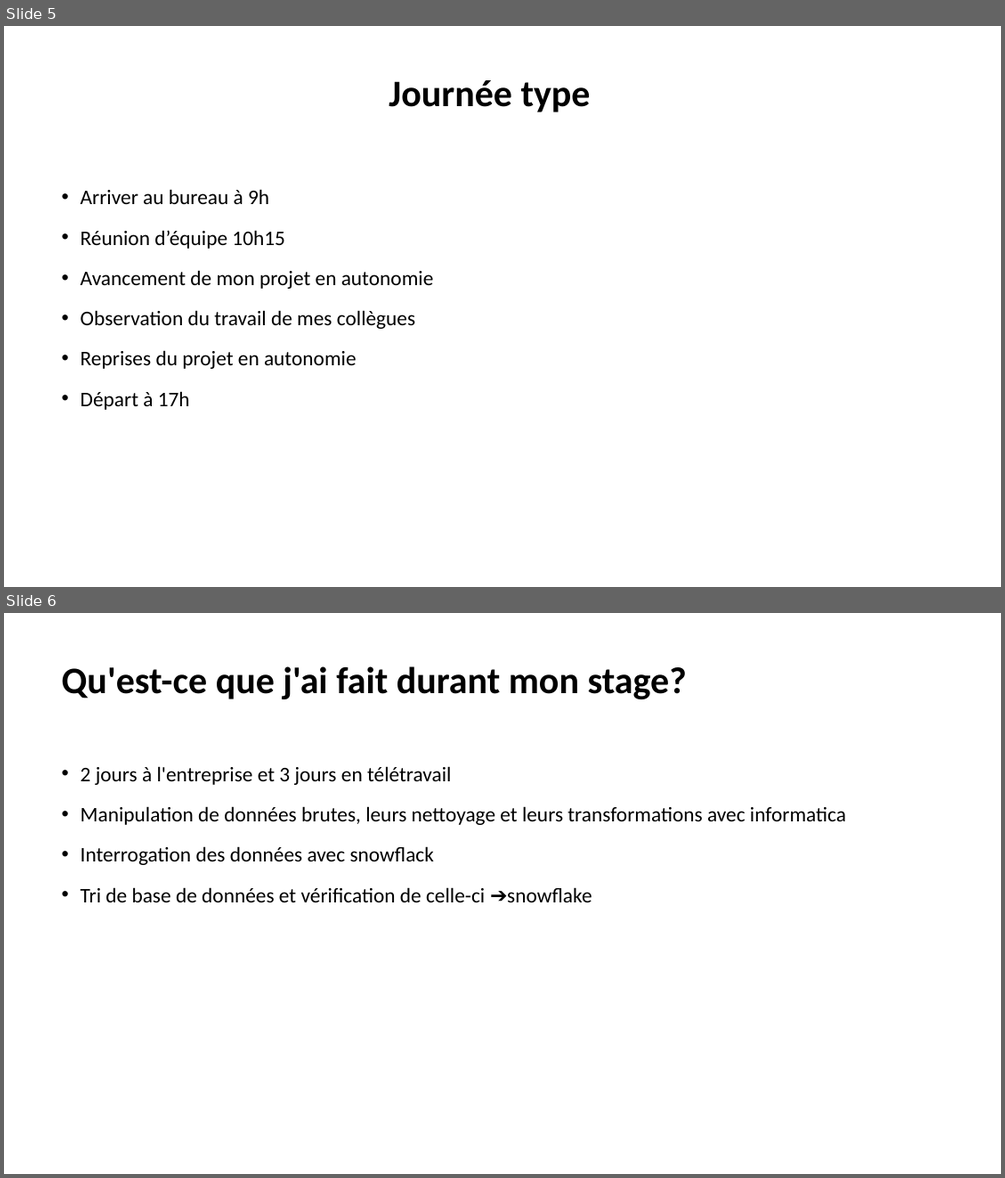
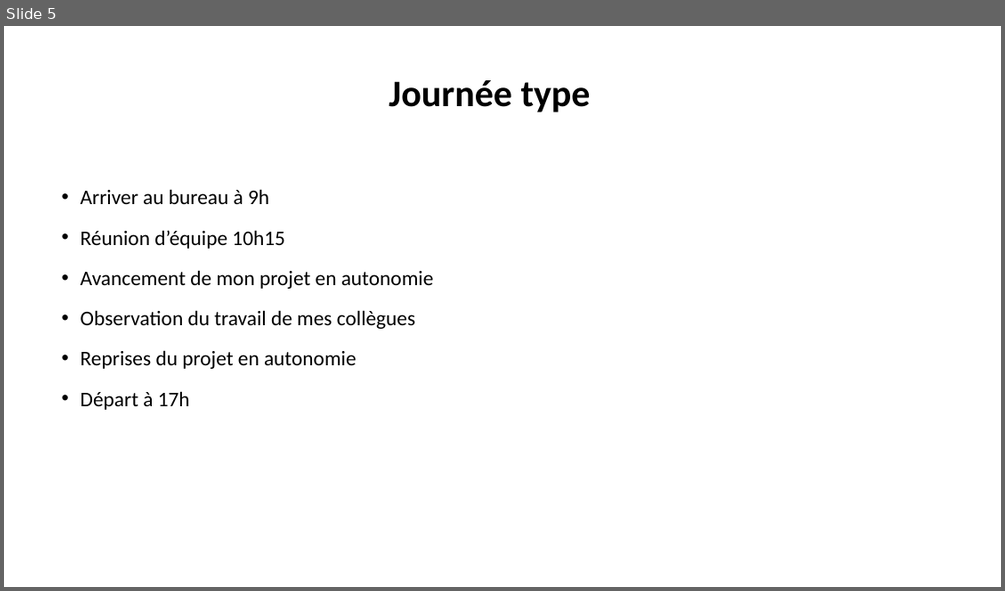
Before and after one commit to poke953/portfolio-Brule-Quentin, a slide deck: Presentation stage 2ème année.pptx. Shown one above the other, each under a label of ours: slides 5 and 6 before the commit, slide 5 after it. The pictures are 1005x1178 and 1005x591 pixels, drawn with LibreOffice and Linux fonts; fonts in the diff are those of the drawing. Boxes give left, top, right and bottom in pixels: in the first picture for what was removed or moved away, otherwise in the second. Text is boxed around its words. In the diff, an @@ line names an element or a change of style, - is before the commit and + after.

```diff
--- a/Presentation stage 2ème année.pptx
+++ b/Presentation stage 2ème année.pptx
@@ slide 6 removed at <box>4,613,1001,1174</box>, background #FFFFFF @@
@@ title removed at <box>62,666,687,699</box> @@
-Qu'est-ce que j'ai fait durant mon stage?
@@ text removed at <box>81,766,846,902</box> @@
-• 2 jours à l'entreprise et 3 jours en télétravail
-• Manipulation de données brutes, leurs nettoyage et leurs transformations avec informatica
-• Interrogation des données avec snowflack
-• Tri de base de données et vérification de celle-ci ➔snowflake
```
Also in this commit, not shown: 1 slide changed.
